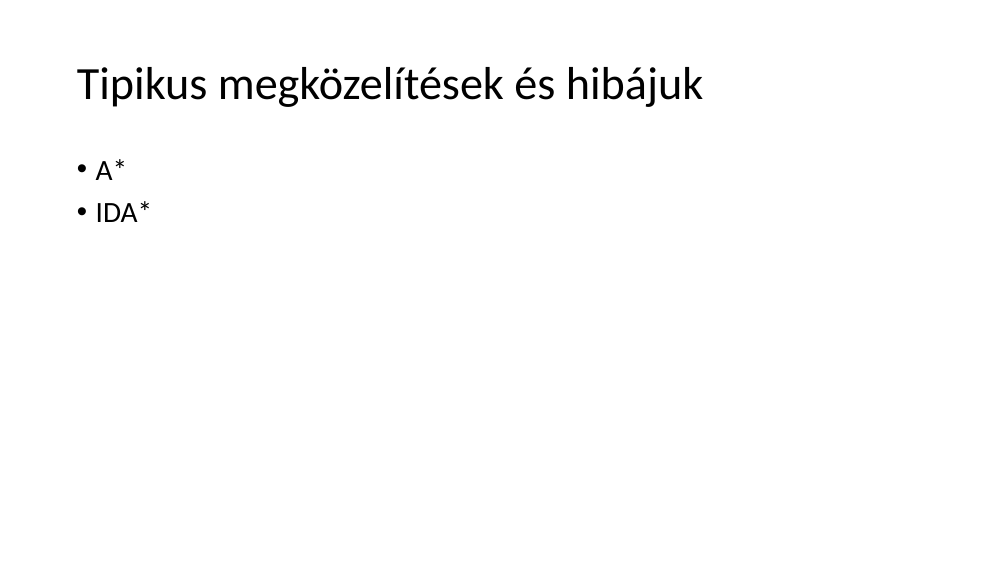
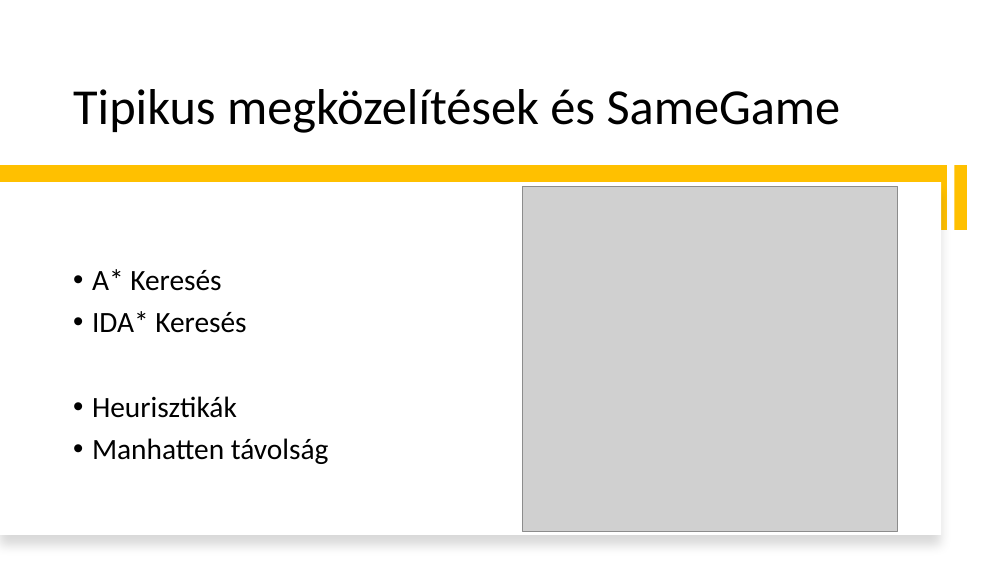
Before and after one commit to DrCash-KMark/uniBscProject, a slide deck: slide 5 of Documents/Bemutató.pptx (slide 4 before the commit). Drawn at 1008x567 pixels with LibreOffice and Linux fonts; fonts in the diff are those of the drawing; grey boxes stand for pictures. Boxes give left, top, right and bottom in pixels: in the first picture for what was removed or moved away, otherwise in the second. Text is boxed around its words. In the diff, an @@ line names an element or a change of style, - is before the commit and + after.

```diff
--- a/Documents/Bemutató.pptx
+++ b/Documents/Bemutató.pptx
@@ title "Tipikus megközelítések és SameGame" at box(73, 89, 841, 133): vertical alignment middle to bottom @@
@@ title at box(73, 89, 841, 133): text changed; size 44 to 48 pt @@
-Tipikus megközelítések és hibájuk
+Tipikus megközelítések és SameGame
@@ rectangle added at box(0, 166, 948, 230), fill #FFC000 @@
@@ rectangle added at box(954, 166, 967, 230), fill #FFC000 @@
@@ rectangle added at box(0, 182, 941, 535), fill #FFFFFF @@
@@ picture added at box(523, 186, 898, 531) @@
@@ text "A* Keresés" at box(92, 269, 329, 464): vertical alignment top to middle @@
@@ text at box(92, 269, 329, 464): text changed @@
-• A*
-• IDA*
+• A* Keresés
+• IDA* Keresés
+• Heurisztikák
+• Manhatten távolság
```
Also in this commit, not shown: 4 other slides changed, 3 slides added, 2 slides removed, 7 other files.
